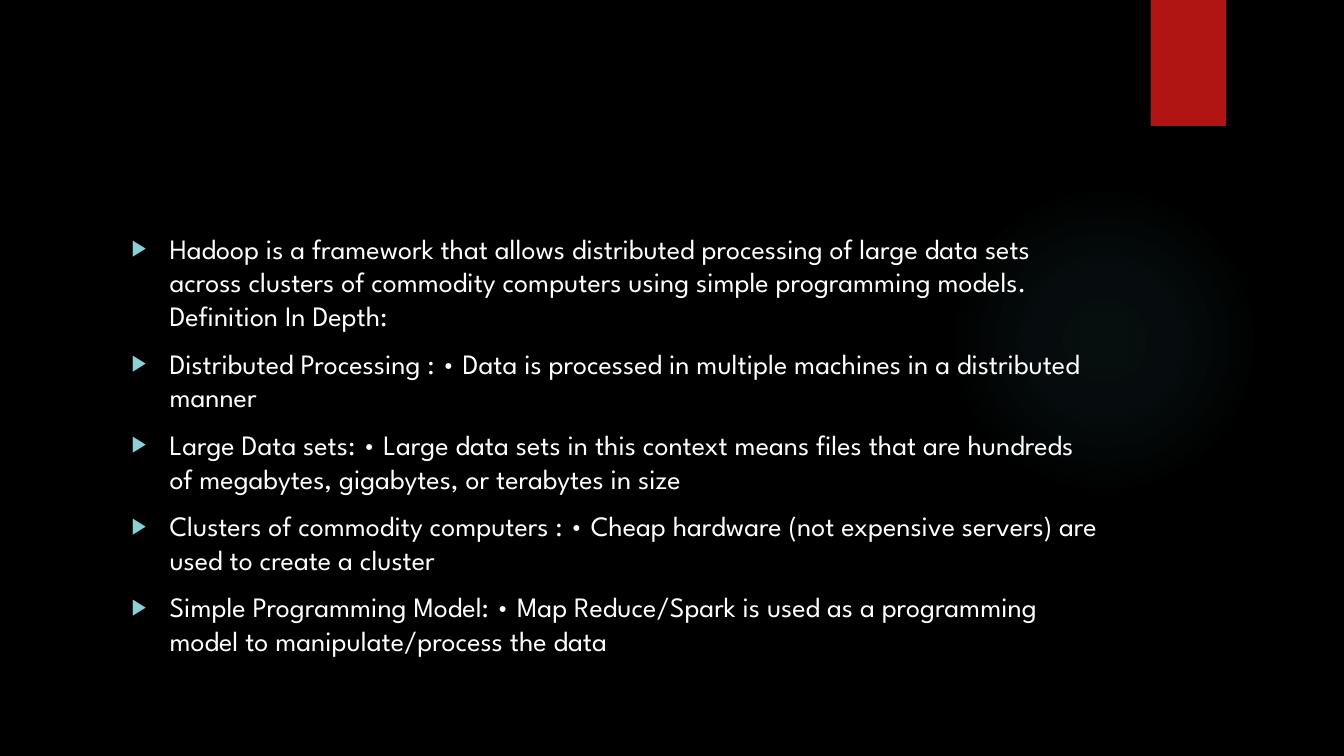
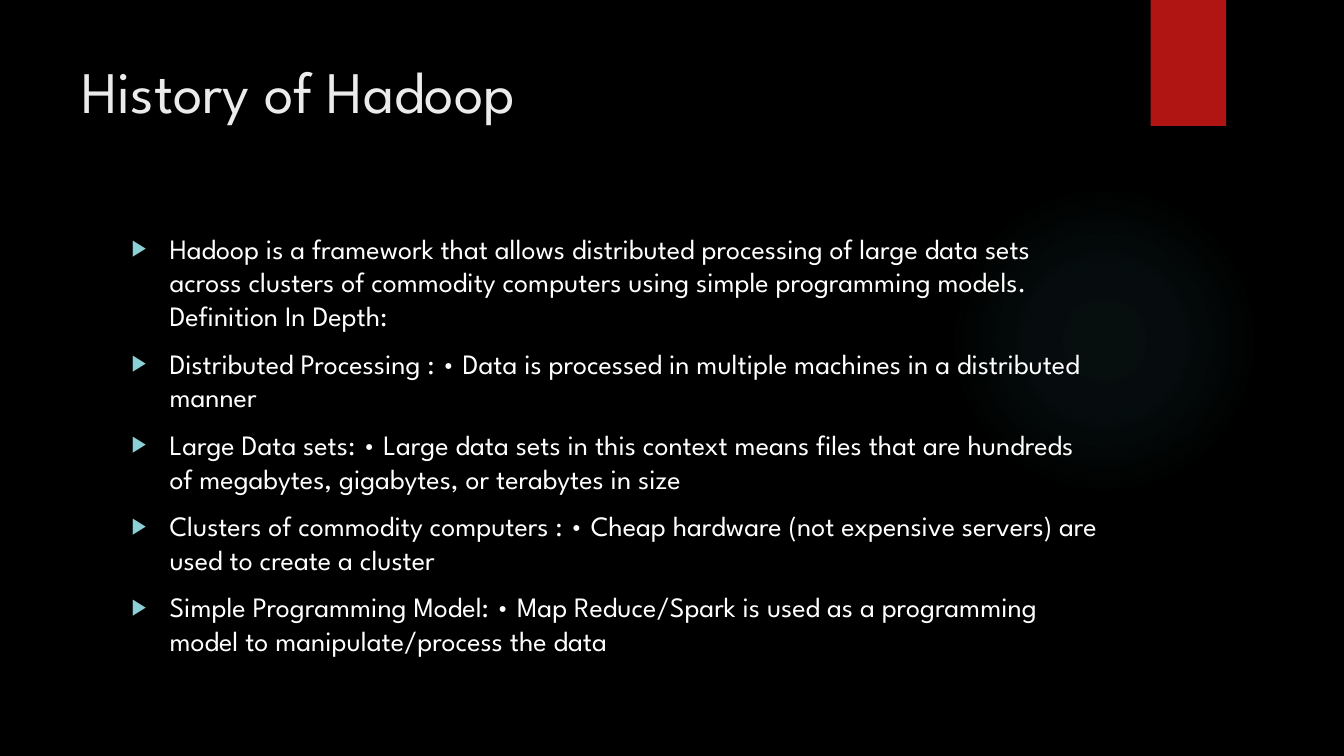
Before and after one commit to karthick1808/hadoopfundamentals, a slide deck: slide 33 of New Microsoft PowerPoint Presentation.pptx. Drawn at 1344x756 pixels with LibreOffice and Linux fonts; fonts in the diff are those of the drawing; background and template pictures are left out. Boxes give left, top, right and bottom in pixels: in the first picture for what was removed or moved away, otherwise in the second. Text is boxed around its words. In the diff, an @@ line names an element or a change of style, - is before the commit and + after.

```diff
--- a/New Microsoft PowerPoint Presentation.pptx
+++ b/New Microsoft PowerPoint Presentation.pptx
@@ title added at <box>81,72,515,126</box>, 42 pt, text #EBEBEB @@
+History of Hadoop
```
Also in this commit, not shown: 3 slides added.
